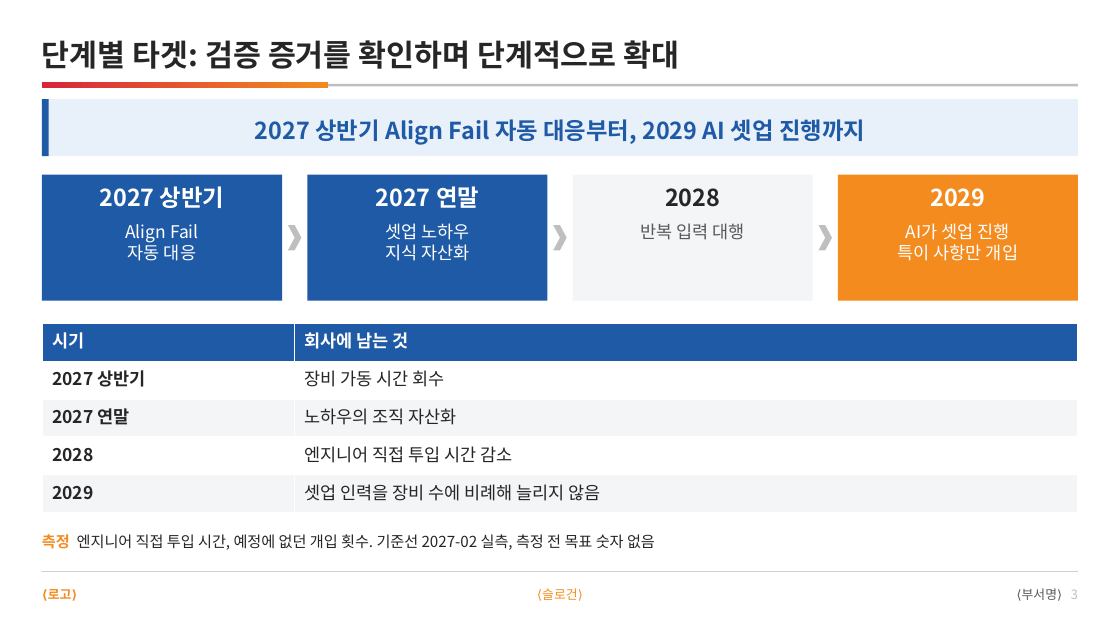
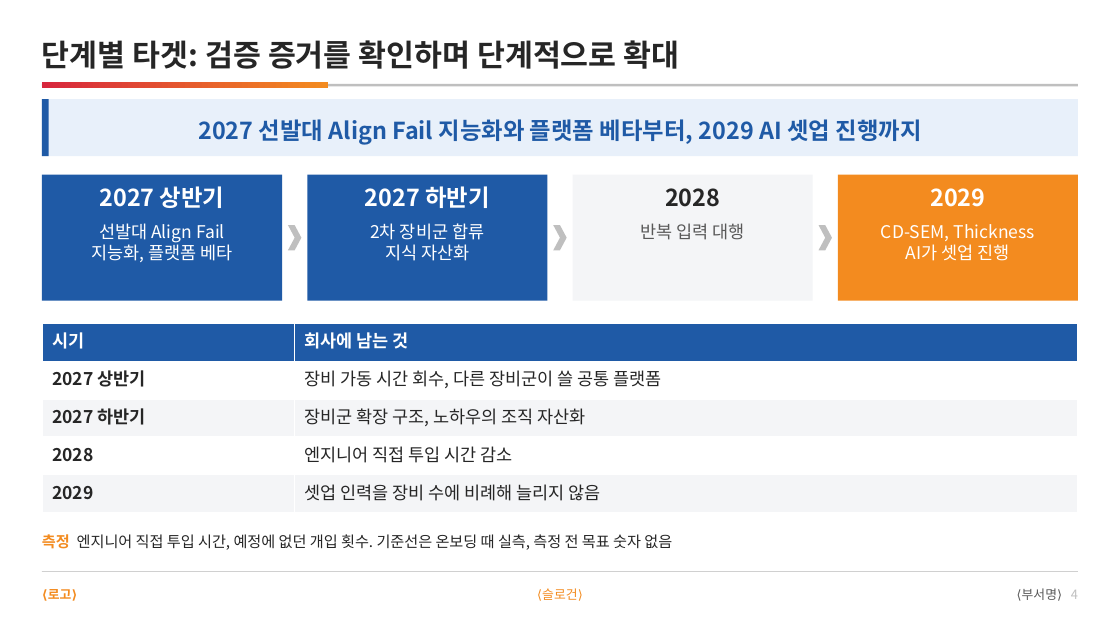
Before and after one commit to DarrenKoi/pm_notes, a slide deck: slide 4 of my-task/arc-tf/deliverables/arc-tf-exec-summary.pptx (slide 3 before the commit). Drawn at 1120x630 pixels with LibreOffice and Linux fonts; fonts in the diff are those of the drawing. Boxes give left, top, right and bottom in pixels: in the first picture for what was removed or moved away, otherwise in the second. Text is boxed around its words. In the diff, an @@ line names an element or a change of style, - is before the commit and + after.

```diff
--- a/my-task/arc-tf/deliverables/arc-tf-exec-summary.pptx
+++ b/my-task/arc-tf/deliverables/arc-tf-exec-summary.pptx
@@ text at box(198, 119, 922, 145): text changed @@
-2027 상반기 Align Fail 자동 대응부터, 2029 AI 셋업 진행까지
+2027 선발대 Align Fail 지능화와 플랫폼 베타부터, 2029 AI 셋업 진행까지
@@ text at box(365, 186, 489, 208): text changed @@
-2027 연말
+2027 하반기
@@ text at box(91, 223, 233, 262): text changed @@
-Align Fail
-자동 대응
+선발대 Align Fail
+지능화, 플랫폼 베타
@@ text at box(370, 223, 484, 240): text changed @@
-셋업 노하우
+2차 장비군 합류
@@ text at box(881, 224, 1035, 241): paragraph added @@
+CD-SEM, Thickness
@@ text at box(898, 244, 1018, 261): paragraph removed @@
-특이 사항만 개입
@@ table at box(42, 323, 1078, 513) @@
-row 2, column 2: 장비 가동 시간 회수
+row 2, column 2: 장비 가동 시간 회수, 다른 장비군이 쓸 공통 플랫폼
-row 3, column 1: 2027 연말
+row 3, column 1: 2027 하반기
-row 3, column 2: 노하우의 조직 자산화
+row 3, column 2: 장비군 확장 구조, 노하우의 조직 자산화
@@ text at box(42, 534, 672, 550): text changed @@
-측정 엔지니어 직접 투입 시간, 예정에 없던 개입 횟수. 기준선 2027-02 실측, 측정 전 목표 숫자 없음
+측정 엔지니어 직접 투입 시간, 예정에 없던 개입 횟수. 기준선은 온보딩 때 실측, 측정 전 목표 숫자 없음
@@ text at box(1022, 588, 1078, 600): text changed @@
-⟨부서명⟩ 3
+⟨부서명⟩ 4
```
Also in this commit, not shown: 2 other slides changed, 1 slide added, 20 other files.
